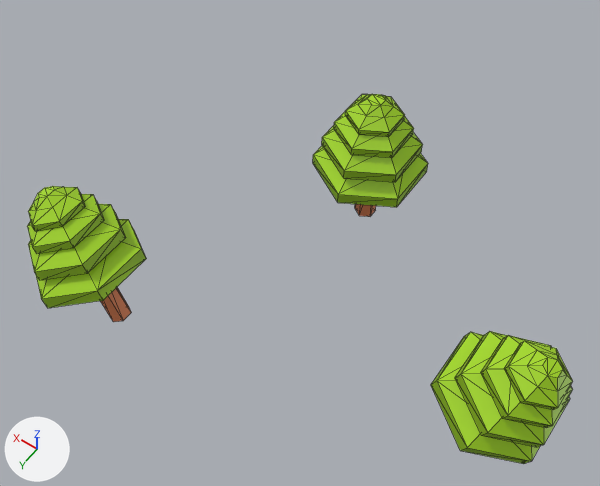
Before and after pictures for a commit that changed the OBJ model assets/tile2/treeTile2.obj.
The view is the same before and after, from a camera (50 mm lens) standing at (-2.93, 3.9, 11.03) and looking at (-0.08, -0.08, 4.77). Arrows for +X, +Y and +Z are at lower left; the lights stay in place. Mesh edges are drawn as thin lines. Where no turn or scale is listed for an object, it has been applied to the vertices.

Objects in the first picture: 'TreeTile2_Cylinder.004'.
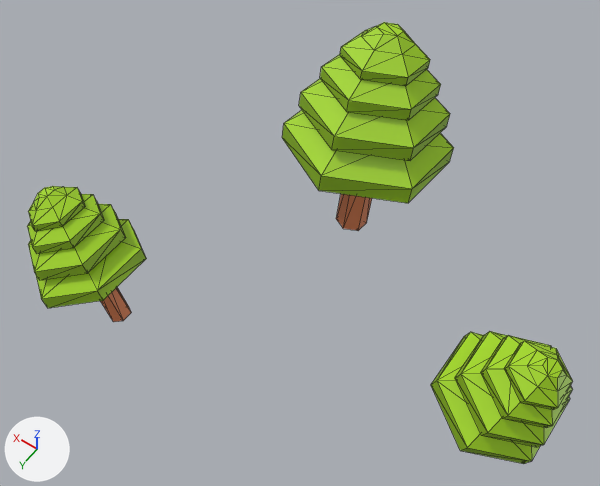
Location of each change, [x1, y1, x2, y2] in pixels of the pictures (600 x 486 px; the box of a moved part takes in the faces that stretch with it):
```json
{"object": "TreeTile2_Cylinder.004", "change": "reshaped", "before": [27, 94, 573, 464], "after": [27, 22, 573, 464], "on screen": "19% taller"}
{"part": 1, "of": "me_treetile2_cylinder_004", "change": "moved or reshaped", "before": [355, 204, 376, 217], "after": [336, 194, 372, 231]}
{"part": 2, "of": "me_treetile2_cylinder_004", "change": "moved or reshaped", "before": [313, 146, 428, 207], "after": [282, 110, 454, 203]}
{"part": 3, "of": "me_treetile2_cylinder_004", "change": "moved or reshaped", "before": [322, 126, 423, 182], "after": [299, 79, 450, 161]}
{"part": 4, "of": "me_treetile2_cylinder_004", "change": "moved or reshaped", "before": [334, 112, 414, 158], "after": [320, 54, 441, 120]}
{"part": 5, "of": "me_treetile2_cylinder_004", "change": "moved or reshaped", "before": [345, 94, 405, 137], "after": [340, 22, 430, 86]}
```

The change, as JSON lines over the scene's bpy script:
```json
{"block": "me_treetile2_cylinder_004", "where": "me_treetile2_cylinder_004.from_pydata(...)  # 270 vertices, 480 faces; spans x -2.86..2.29, y -2.21..1.65, z 3.51..5.4"}
{"block": "me_treetile2_cylinder_004", "where": "# used by ob_treetile2_cylinder_004; location = (0.0, 0.0, 0.0)"}
{"block": "me_treetile2_cylinder_004", "change": "me_treetile2_cylinder_004 part 1: the loose piece of 12 vertices spanning x -0.03..0.18, y -1.71..-1.47, z 3.71..4.56 is turned 10.3 degrees about the x axis through its middle and scaled by 1.43, then moved by (0.0, 0.18, 0.25)"}
{"block": "me_treetile2_cylinder_004", "change": "me_treetile2_cylinder_004 part 2: the loose piece of 18 vertices spanning x -0.47..0.61, y -2.21..-0.97, z 4.41..4.75 is turned 10.3 degrees about the x axis through its middle and scaled by 1.43, then moved by (0.0, 0.07, 0.43)"}
{"block": "me_treetile2_cylinder_004", "change": "me_treetile2_cylinder_004 part 3: the loose piece of 18 vertices spanning x -0.39..0.52, y -2.12..-1.06, z 4.71..5.0 is turned 10.3 degrees about the x axis through its middle and scaled by 1.43, then moved by (0.0, 0.0, 0.54)"}
{"block": "me_treetile2_cylinder_004", "change": "me_treetile2_cylinder_004 part 4: the loose piece of 18 vertices spanning x -0.29..0.42, y -2.0..-1.18, z 4.96..5.18 is turned 10.3 degrees about the x axis through its middle and scaled by 1.43, then moved by (0.0, -0.06, 0.63)"}
{"block": "me_treetile2_cylinder_004", "change": "me_treetile2_cylinder_004 part 5: the loose piece of 24 vertices spanning x -0.19..0.33, y -1.89..-1.29, z 5.16..5.4 is turned 10.3 degrees about the x axis through its middle and scaled by 1.43, then moved by (0.0, -0.11, 0.72)"}
```
